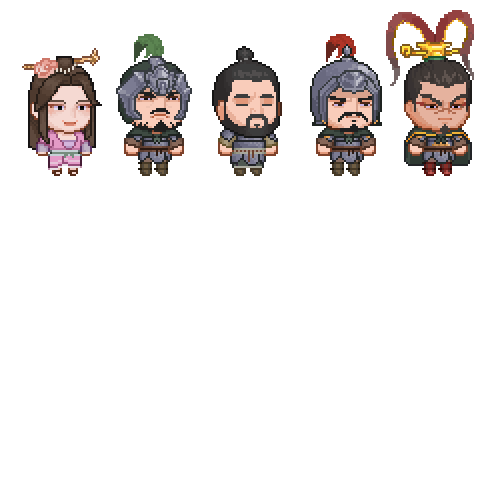
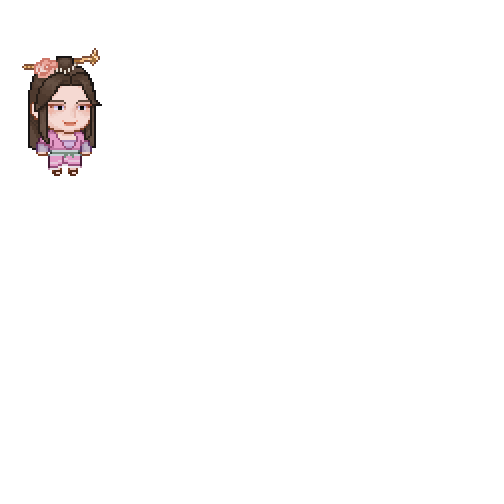
Layered file, before and after one edit (504x504). Changes by layer:
removed group "장료" (1st of 2, in "보스") (3 layers) from group "보스" over [116,34,192,176]
removed layer "레이어 58" from group "장료" over [118,34,190,176]
removed layer "장료" (2nd of 2, in "보스" › "장료") from group "장료" over [116,56,192,176]
removed layer "배원소 복사 2" from group "장료" over [116,62,186,176]
removed group "진궁" (4 layers) from group "보스" over [212,46,282,176]
removed layer "레이어 61" from group "진궁" over [216,102,282,166]
removed layer "레이어 60" from group "진궁" over [214,48,280,176]
removed layer "레이어 59" from group "진궁" over [212,46,280,136]
removed layer "배원소" from group "진궁" over [216,62,280,176]
removed layer "고순" from group "보스" over [310,34,382,176]
removed group "여포업" (3 layers) from group "보스" over [386,10,474,176]
removed layer "레이어 62" from group "여포업" over [386,10,474,164]
removed layer "고순 복사" from group "여포업" over [404,126,472,176]
removed layer "여포 복사" from group "여포업" over [386,10,474,176]
